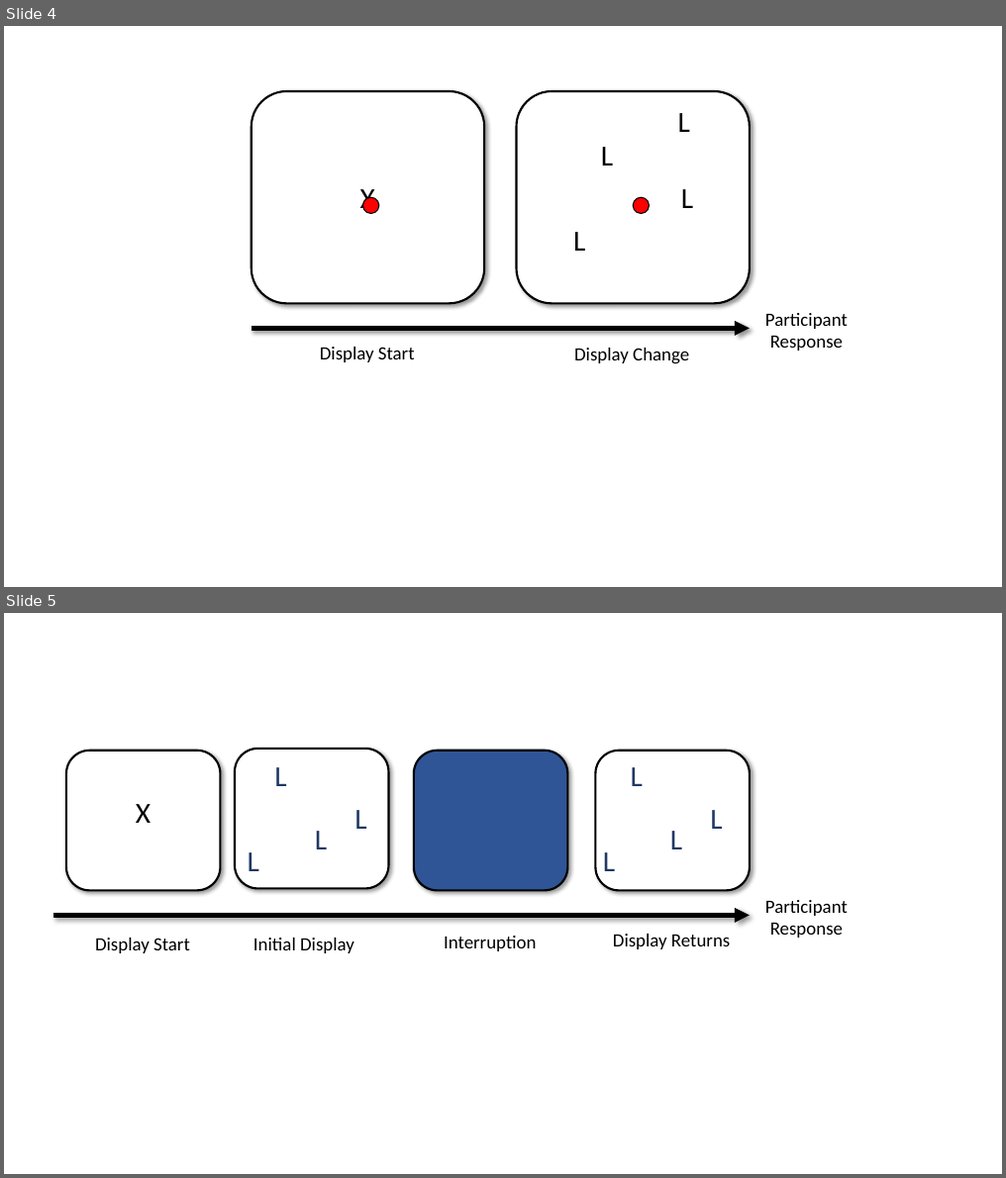
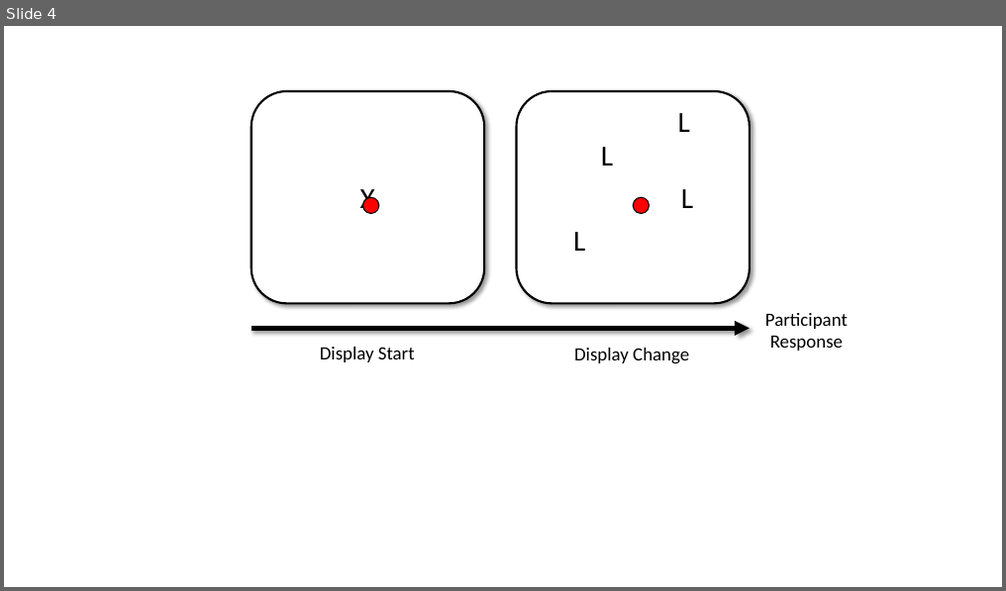
Before and after one commit to hjgodwin/eyeTrackR, a slide deck: bookdown source/files/ppt/Examples for Bookdown.pptx. Shown one above the other, each under a label of ours: slides 4 and 5 before the commit, slide 4 after it. The pictures are 1006x1178 and 1006x591 pixels, drawn with LibreOffice and Linux fonts; fonts in the diff are those of the drawing. Boxes give left, top, right and bottom in pixels: in the first picture for what was removed or moved away, otherwise in the second. Text is boxed around its words. In the diff, an @@ line names an element or a change of style, - is before the commit and + after.

```diff
--- a/bookdown source/files/ppt/Examples for Bookdown.pptx
+++ b/bookdown source/files/ppt/Examples for Bookdown.pptx
@@ slide 5 removed at (4, 613, 1002, 1174), background #FFFFFF @@
@@ rounded rectangle removed at (66, 751, 221, 891) @@
@@ rounded rectangle removed at (235, 749, 389, 888) @@
@@ rounded rectangle removed at (414, 751, 567, 891) @@
@@ rounded rectangle removed at (595, 751, 749, 891) @@
@@ text removed at (274, 767, 286, 786) @@
-L
@@ text removed at (631, 767, 643, 786) @@
-L
@@ text removed at (136, 804, 151, 823) @@
-X
@@ text removed at (354, 810, 366, 829) @@
-L
@@ text removed at (710, 810, 722, 829) @@
-L
@@ text removed at (315, 831, 327, 850) @@
-L
@@ text removed at (670, 831, 682, 850) @@
-L
@@ text removed at (248, 853, 259, 871) @@
-L
@@ text removed at (603, 853, 615, 871) @@
-L
@@ text removed at (765, 900, 847, 938) @@
-Participant Response
@@ arrow removed from (54, 916) to (749, 916) @@
@@ text removed at (95, 938, 190, 954) @@
-Display Start
@@ text removed at (253, 938, 354, 954) @@
-Initial Display
@@ text removed at (444, 936, 536, 952) @@
-Interruption
@@ text removed at (613, 934, 730, 950) @@
-Display Returns
```
Also in this commit, not shown: 9 other files.
